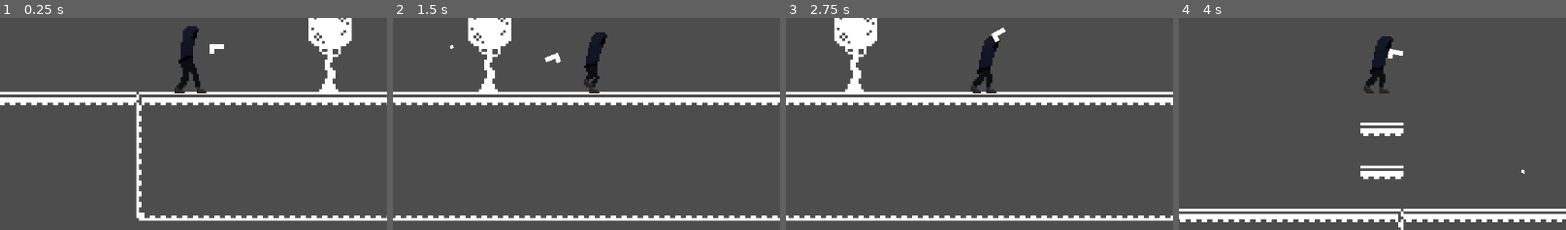
Above: before the commit, frames 1-4 (left to right).
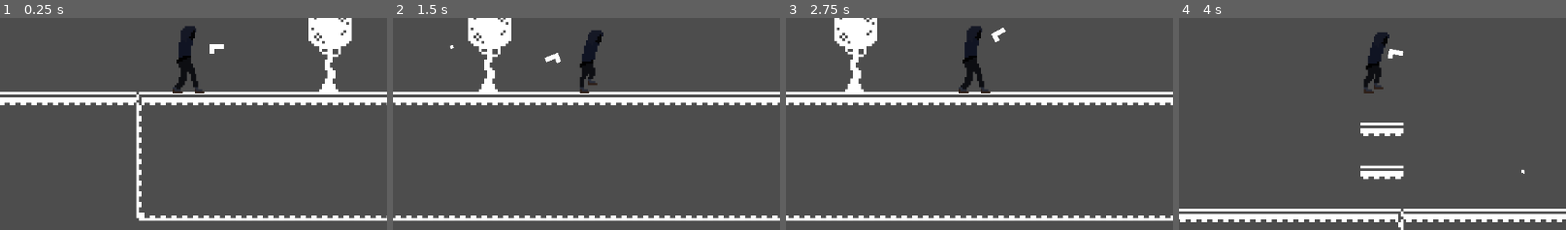
Above: after the commit, the same moments.

Repository: CarsonDecker24/2D-Platformer
Game: Godot game, scene res://level_1.tscn
The game is run twice, just before and just after one commit, with the same random seed, the same clock (stepped at 60 frames per second) and the same inputs.
Inputs (mouse positions are % of the whole screen's width and height, from its top left):
- Up to frame 1 (0.25 s): no input
- Up to frame 2 (1.5 s): tap Enter at 0.5 s; move the mouse to (72, 44) at 0.52 s; hold D (move_right) from 0.53 s (still down); tap Shift (shift, bound only after the commit) at 0.6 s; tap W (jump) at 0.77 s; move the mouse to (30, 54) at 1.27 s; click (30, 54) at 1.35 s
- Up to frame 3 (2.75 s): tap W (jump) at 1.52 s; tap Shift (shift, bound only after the commit) at 1.55, 2.1 s; move the mouse to (60, 26) at 2.02 s; release D (move_right) at 2.03 s; hold A (move_left) from 2.03 s (still down)
- Up to frame 4 (4 s): move the mouse to (45, 69) at 2.77 s; release A (move_left) at 2.78 s; hold D (move_right) from 2.78 s (still down); tap Shift (shift, bound only after the commit) at 2.85, 3.8 s; tap W (jump) at 3.02, 3.77 s; move the mouse to (80, 64) at 3.52 s; click (80, 64) at 3.6 s
The pictures show only the part of the screen within x 12-62%, y 35-85%; the shares and areas given below are measured in that part.

The runs differ from the first frame. In frame 1, 0.5% of the frame differs, in the area x 44-54%, y 3-36%; in frame 2, 0.9%; in frame 3, 1.9%, in the area x 44-56%, y 3-36%; in frame 4, 0.8%.

Commit message:
animation progress 9/20/23

Diff:
--- a/AnimatedSprite2D.gd
+++ b/AnimatedSprite2D.gd
@@ -4,20 +4,46 @@
 # Called when the node enters the scene tree for the first time.
 func _ready():
 	pass # Replace with function body.
-var curPlay
-
+var current = "idle"
+var frameHolder=0
 # Called every frame. 'delta' is the elapsed time since the previous frame.
 func _process(delta):
-	if Input.is_action_just_pressed("move_right"):
-		play("walk windup")
-		curPlay="walk windup"
-	if curPlay == "walk windup" and is_playing()== false and Input.is_action_pressed("move_right"):
-		play("walking")
-	if Input.is_action_just_released("move_right"):
-		curPlay = "nah"
+
+
+	if Input.is_action_just_pressed("move_right") and current == "idle":
+		current = "windupRightWalk"
+		play("windupRightWalk")
+		#set up timer to track the current frame from 0
+
+	if current == "windupRightWalk":
+			if Input.is_action_just_released("move_right"):
+				current = "unwindRightWalk"
+				frameHolder=frame
+				play_backwards("windupRightWalk")
+				set_frame_and_progress((9-frame),0.00)
+				$AnimationTimer.start
+			elif Input.is_action_pressed("move_right") and is_playing()==false:
+				play("walkingRight")
+				current = "walkingRight"
+			elif Input.is_action_just_pressed("move_left"):
+				#play("skidGoingRight")
+				current = "skidGoingRight"
+
+	if current == "walkingRight" :
+		if Input.is_action_just_released("move_right"):
+			play("unwindRightWalk")
+			current = "unwindRightWalk"
+		elif Input.is_action_just_pressed("shift"):
+			#play windupRightRun
+			#current = "windupRightRun"
+			print("play run windup")
+
+	if current == "unwindRightWalk" and is_playing()==false:
+			play("idle")
+			current = "idle"
 	pass
 
 
 func _on_animation_timer_timeout():
-	print("timeout")
+
 	pass # Replace with function body.
--- a/Player.gd
+++ b/Player.gd
@@ -53,7 +53,7 @@
 	if activemovespeed>0: activemovespeed=activemovespeed-SPEED/20
 
 	velocity.x=activemovespeed
-	print(activemovespeed)
+	#print(activemovespeed)
 
 	if direction != 0:
 		facing = direction
--- a/player.tscn
+++ b/player.tscn
@@ -1,99 +1,132 @@
-[gd_scene load_steps=24 format=3 uid="uid://dblot7f26i2w"]
+[gd_scene load_steps=31 format=3 uid="uid://dblot7f26i2w"]
 
 [ext_resource type="Script" path="res://Player.gd" id="1_fhlp4"]
-[ext_resource type="Texture2D" uid="uid://bk8djhif3kuf2" path="res://Assets/player sprites/walk windup/walk_windup00.png" id="2_2evn1"]
+[ext_resource type="Texture2D" uid="uid://bt4yolitq4cdo" path="res://Assets/player sprites/unwindRightWalk/unwindRightWalk6.png" id="2_md6y6"]
 [ext_resource type="Script" path="res://AnimatedSprite2D.gd" id="3_14dt8"]
+[ext_resource type="Texture2D" uid="uid://bie3x74xe3nbf" path="res://Assets/player sprites/walkRight/walkRight0.png" id="3_gxe6m"]
 [ext_resource type="Texture2D" uid="uid://dewofdup5nkhs" path="res://Assets/weapon.png" id="3_lo0dl"]
-[ext_resource type="Texture2D" uid="uid://rtoqqqrjq8xo" path="res://Assets/player sprites/walk windup/walk_windup01.png" id="3_sf63o"]
-[ext_resource type="Texture2D" uid="uid://bg8ok13342cq2" path="res://Assets/player sprites/walk windup/walk_windup02.png" id="4_uisu7"]
-[ext_resource type="Texture2D" uid="uid://m2tarvh1qm8a" path="res://Assets/player sprites/walk windup/walk_windup03.png" id="5_rteob"]
-[ext_resource type="Texture2D" uid="uid://ccjjgarmb42vd" path="res://Assets/player sprites/walk windup/walk_windup04.png" id="6_frqne"]
-[ext_resource type="Texture2D" uid="uid://btqsg3rkyilbi" path="res://Assets/player sprites/walk windup/walk_windup05.png" id="7_bcxdb"]
-[ext_resource type="Texture2D" uid="uid://b6mt8qnfu6eo6" path="res://Assets/player sprites/walk windup/walk_windup06.png" id="8_50sub"]
-[ext_resource type="Texture2D" uid="uid://r876kwy0sddx" path="res://Assets/player sprites/walk windup/walk_windup07.png" id="9_b5702"]
-[ext_resource type="Texture2D" uid="uid://45h52p3qpxmu" path="res://Assets/player sprites/walk windup/walk_windup08.png" id="10_w03rk"]
-[ext_resource type="Texture2D" uid="uid://dvc3givml7o8g" path="res://Assets/player sprites/walk windup/walk_windup09.png" id="11_lp2t7"]
-[ext_resource type="Texture2D" uid="uid://cr1nd7vef5cwq" path="res://Assets/player sprites/walk/walk loop0.png" id="12_nq7vs"]
-[ext_resource type="Texture2D" uid="uid://bkf0dascf8g6r" path="res://Assets/player sprites/walk/walk loop1.png" id="13_racfi"]
-[ext_resource type="Texture2D" uid="uid://c04tookf8tmge" path="res://Assets/player sprites/walk/walk loop2.png" id="14_hiwtm"]
-[ext_resource type="Texture2D" uid="uid://2m4svpd1nvsu" path="res://Assets/player sprites/walk/walk loop3.png" id="15_uljn7"]
-[ext_resource type="Texture2D" uid="uid://cttoiqq1j2o7v" path="res://Assets/player sprites/walk/walk loop4.png" id="16_eypip"]
-[ext_resource type="Texture2D" uid="uid://ccrm22pdxrnv7" path="res://Assets/player sprites/walk/walk loop5.png" id="17_hmjwk"]
-[ext_resource type="Texture2D" uid="uid://42sfacdgian7" path="res://Assets/player sprites/walk/walk loop6.png" id="18_rnjup"]
-[ext_resource type="Texture2D" uid="uid://de2v6ahixvqkt" path="res://Assets/player sprites/walk/walk loop7.png" id="19_6f1k5"]
+[ext_resource type="Texture2D" uid="uid://ds70y1gcucix1" path="res://Assets/player sprites/unwindRightWalk/unwindRightWalk0.png" id="3_wvr7d"]
+[ext_resource type="Texture2D" uid="uid://blow1t1o217y4" path="res://Assets/player sprites/unwindRightWalk/unwindRightWalk1.png" id="4_hsekd"]
+[ext_resource type="Texture2D" uid="uid://b31fe2aq4pl4e" path="res://Assets/player sprites/walkRight/walkRight1.png" id="4_rws1l"]
+[ext_resource type="Texture2D" uid="uid://b3pxad86yp5e" path="res://Assets/player sprites/walkRight/walkRight2.png" id="5_dluha"]
+[ext_resource type="Texture2D" uid="uid://tr3t4ygi54nq" path="res://Assets/player sprites/unwindRightWalk/unwindRightWalk2.png" id="5_qcrkh"]
+[ext_resource type="Texture2D" uid="uid://c2u3qmxbxcstl" path="res://Assets/player sprites/unwindRightWalk/unwindRightWalk3.png" id="6_7ihpc"]
+[ext_resource type="Texture2D" uid="uid://dvdoo7k2hholh" path="res://Assets/player sprites/walkRight/walkRight3.png" id="6_us1ey"]
+[ext_resource type="Texture2D" uid="uid://c8ok0fodwadse" path="res://Assets/player sprites/walkRight/walkRight4.png" id="7_7uk0q"]
+[ext_resource type="Texture2D" uid="uid://b4gs1b8mjdvwg" path="res://Assets/player sprites/unwindRightWalk/unwindRightWalk4.png" id="7_86fh3"]
+[ext_resource type="Texture2D" uid="uid://bp3wf0wi5nvmn" path="res://Assets/player sprites/walkRight/walkRight5.png" id="8_48irv"]
+[ext_resource type="Texture2D" uid="uid://ctp3grcpfl6ms" path="res://Assets/player sprites/unwindRightWalk/unwindRightWalk5.png" id="8_bq47u"]
+[ext_resource type="Texture2D" uid="uid://bn3o0exnghlm1" path="res://Assets/player sprites/walkRight/walkRight6.png" id="9_hg5bj"]
+[ext_resource type="Texture2D" uid="uid://dckejqfmpp588" path="res://Assets/player sprites/walkRight/walkRight7.png" id="10_2mcxb"]
+[ext_resource type="Texture2D" uid="uid://rqus61is0o2t" path="res://Assets/player sprites/windupRightWalk/windupRightW00.png" id="11_ugani"]
+[ext_resource type="Texture2D" uid="uid://cdc7m2vff8nj8" path="res://Assets/player sprites/windupRightWalk/windupRightW01.png" id="12_1mify"]
+[ext_resource type="Texture2D" uid="uid://c517qe0r0l8sl" path="res://Assets/player sprites/windupRightWalk/windupRightW02.png" id="13_n8var"]
+[ext_resource type="Texture2D" uid="uid://yig0pc0g00wj" path="res://Assets/player sprites/windupRightWalk/windupRightW03.png" id="14_kc1vj"]
+[ext_resource type="Texture2D" uid="uid://dnyvl01ougtpl" path="res://Assets/player sprites/windupRightWalk/windupRightW04.png" id="15_uc0gt"]
+[ext_resource type="Texture2D" uid="uid://dd7roqjp3dw0u" path="res://Assets/player sprites/windupRightWalk/windupRightW05.png" id="16_ckrpn"]
+[ext_resource type="Texture2D" uid="uid://cgtfrs0gmw7um" path="res://Assets/player sprites/windupRightWalk/windupRightW06.png" id="17_mlba6"]
+[ext_resource type="Texture2D" uid="uid://cjeq02kihg6uc" path="res://Assets/player sprites/windupRightWalk/windupRightW07.png" id="18_c5v4d"]
+[ext_resource type="Texture2D" uid="uid://b6b2fio31mkqn" path="res://Assets/player sprites/windupRightWalk/windupRightW08.png" id="19_j50x8"]
+[ext_resource type="Texture2D" uid="uid://bqa2syt7wbrlr" path="res://Assets/player sprites/windupRightWalk/windupRightW09.png" id="20_obmkk"]
 
 [sub_resource type="SpriteFrames" id="SpriteFrames_u6u7g"]
 animations = [{
 "frames": [{
 "duration": 1.0,
-"texture": ExtResource("2_2evn1")
+"texture": ExtResource("2_md6y6")
 }],
-"loop": true,
+"loop": false,
 "name": &"idle",
 "speed": 30.0
 }, {
 "frames": [{
 "duration": 1.0,
-"texture": ExtResource("2_2evn1")
+"texture": ExtResource("3_wvr7d")
 }, {
 "duration": 1.0,
-"texture": ExtResource("3_sf63o")
+"texture": ExtResource("4_hsekd")
 }, {
 "duration": 1.0,
-"texture": ExtResource("4_uisu7")
+"texture": ExtResource("5_qcrkh")
 }, {
 "duration": 1.0,
-"texture": ExtResource("5_rteob")
+"texture": ExtResource("6_7ihpc")
 }, {
 "duration": 1.0,
-"texture": ExtResource("6_frqne")
+"texture": ExtResource("7_86fh3")
 }, {
 "duration": 1.0,
-"texture": ExtResource("7_bcxdb")
+"texture": ExtResource("8_bq47u")
 }, {
 "duration": 1.0,
-"texture": ExtResource("8_50sub")
-}, {
-"duration": 1.0,
-"texture": ExtResource("9_b5702")
-}, {
-"duration": 1.0,
-"texture": ExtResource("10_w03rk")
-}, {
-"duration": 1.0,
-"texture": ExtResource("11_lp2t7")
+"texture": ExtResource("2_md6y6")
 }],
 "loop": false,
-"name": &"walk windup",
-"speed": 30.0
+"name": &"unwindRightWalk",
+"speed": 35.0
 }, {
 "frames": [{
 "duration": 1.0,
-"texture": ExtResource("12_nq7vs")
+"texture": ExtResource("3_gxe6m")
 }, {
 "duration": 1.0,
-"texture": ExtResource("13_racfi")
+"texture": ExtResource("4_rws1l")
 }, {
 "duration": 1.0,
-"texture": ExtResource("14_hiwtm")
+"texture": ExtResource("5_dluha")
 }, {
 "duration": 1.0,
-"texture": ExtResource("15_uljn7")
+"texture": ExtResource("6_us1ey")
 }, {
 "duration": 1.0,
-"texture": ExtResource("16_eypip")
+"texture": ExtResource("7_7uk0q")
 }, {
 "duration": 1.0,
-"texture": ExtResource("17_hmjwk")
+"texture": ExtResource("8_48irv")
 }, {
 "duration": 1.0,
-"texture": ExtResource("18_rnjup")
+"texture": ExtResource("9_hg5bj")
 }, {
 "duration": 1.0,
-"texture": ExtResource("19_6f1k5")
+"texture": ExtResource("10_2mcxb")
+}],
+"loop": true,
+"name": &"walkingRight",
+"speed": 35.0
+}, {
+"frames": [{
+"duration": 1.0,
+"texture": ExtResource("11_ugani")
+}, {
+"duration": 1.0,
+"texture": ExtResource("12_1mify")
+}, {
+"duration": 1.0,
+"texture": ExtResource("13_n8var")
+}, {
+"duration": 1.0,
+"texture": ExtResource("14_kc1vj")
+}, {
+"duration": 1.0,
+"texture": ExtResource("15_uc0gt")
+}, {
+"duration": 1.0,
+"texture": ExtResource("16_ckrpn")
+}, {
+"duration": 1.0,
+"texture": ExtResource("17_mlba6")
+}, {
+"duration": 1.0,
+"texture": ExtResource("18_c5v4d")
+}, {
+"duration": 1.0,
+"texture": ExtResource("19_j50x8")
+}, {
+"duration": 1.0,
+"texture": ExtResource("20_obmkk")
 }],
 "loop": false,
-"name": &"walking",
+"name": &"windupRightWalk",
 "speed": 30.0
 }]
 
@@ -109,11 +142,11 @@
 position = Vector2(1, -7)
 scale = Vector2(0.05, 0.05)
 sprite_frames = SubResource("SpriteFrames_u6u7g")
-animation = &"walk windup"
-frame_progress = 1.0
+animation = &"windupRightWalk"
 script = ExtResource("3_14dt8")
 
 [node name="AnimationTimer" type="Timer" parent="AnimatedSprite2D"]
+wait_time = 0.975
 autostart = true
 
 [node name="CollisionShape2D" type="CollisionShape2D" parent="."]
--- a/project.godot
+++ b/project.godot
@@ -42,3 +42,8 @@
 "events": [Object(InputEventKey,"resource_local_to_scene":false,"resource_name":"","device":-1,"window_id":0,"alt_press …(182 unchanged characters)…
 ]
 }
+shift={
+"deadzone": 0.5,
+"events": [Object(InputEventKey,"resource_local_to_scene":false,"resource_name":"","device":-1,"window_id":0,"alt_pressed":false,"shift_pressed":false,"ctrl_pressed":false,"meta_pressed":false,"pressed":false,"keycode":0,"physical_keycode":4194325,"key_label":0,"unicode":0,"echo":false,"script":null)
+]
+}
Binary file added: Assets/player sprites/unwindRightWalk/unwindRightWalk0.png
Not shown, added: Assets/player sprites/unwindRightWalk/unwindRightWalk0.png.import
Binary file added: Assets/player sprites/unwindRightWalk/unwindRightWalk1.png
Not shown, added: Assets/player sprites/unwindRightWalk/unwindRightWalk1.png.import
Binary file added: Assets/player sprites/unwindRightWalk/unwindRightWalk2.png
Not shown, added: Assets/player sprites/unwindRightWalk/unwindRightWalk2.png.import
Binary file added: Assets/player sprites/unwindRightWalk/unwindRightWalk3.png
Not shown, added: Assets/player sprites/unwindRightWalk/unwindRightWalk3.png.import
Binary file added: Assets/player sprites/unwindRightWalk/unwindRightWalk4.png
Not shown, added: Assets/player sprites/unwindRightWalk/unwindRightWalk4.png.import
Binary file added: Assets/player sprites/unwindRightWalk/unwindRightWalk5.png
Not shown, added: Assets/player sprites/unwindRightWalk/unwindRightWalk5.png.import
(and 94 more such lines)
